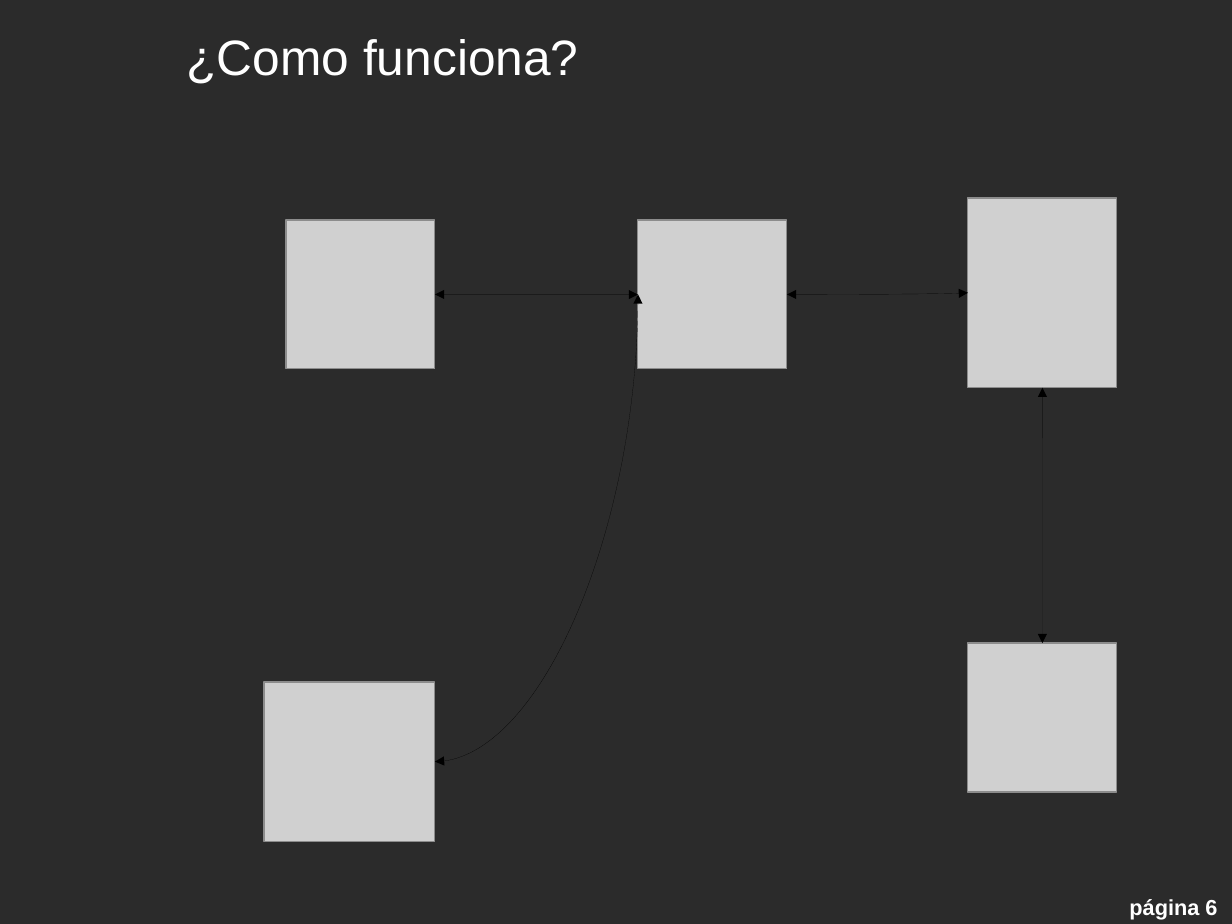
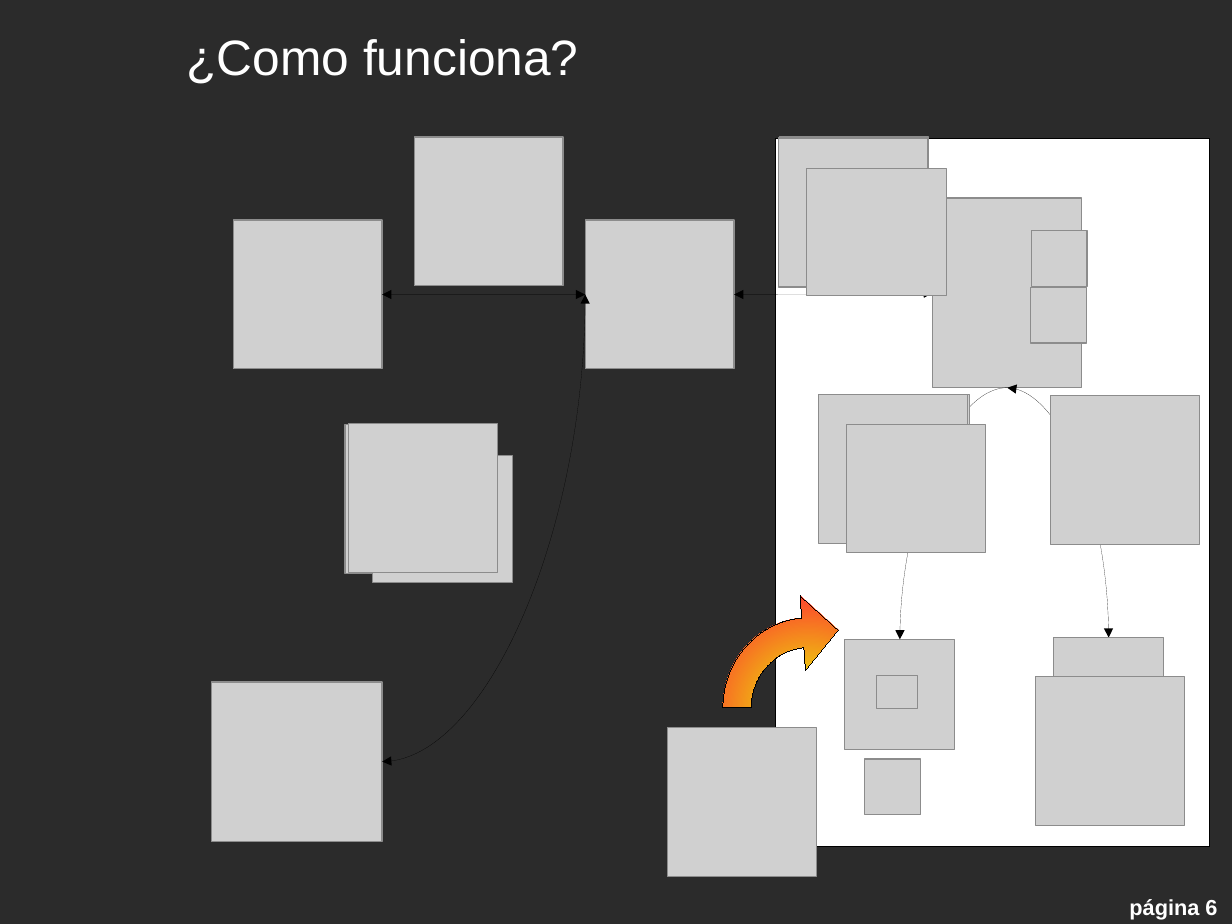
Before and after one commit to mangelp/sharpknocking, a slide deck: slide 6 of Doc/sharpknocking.odp. Drawn at 1232x924 pixels with LibreOffice and Linux fonts; fonts in the diff are those of the drawing; grey boxes stand for pictures; background and template pictures are left out; a plain dark background stands for a picture behind light text. Boxes give left, top, right and bottom in pixels: in the first picture for what was removed or moved away, otherwise in the second. Text is boxed around its words. In the diff, an @@ line names an element or a change of style, - is before the commit and + after.

```diff
--- a/Doc/sharpknocking.odp
+++ b/Doc/sharpknocking.odp
@@ picture added at <box>415,138,563,286</box> @@
@@ rectangle added at <box>776,139,1210,846</box>, fill #FFFFFF, outline #000000 0 pt @@
@@ picture added at <box>779,138,928,286</box> @@
@@ picture added at <box>779,139,928,287</box> @@
@@ picture added at <box>807,169,947,296</box> @@
@@ picture: place and size @@
-picture at <box>968,198,1117,388</box>
+picture at <box>934,198,1082,388</box>
@@ picture: place and size @@
-picture at <box>286,220,435,369</box>
+picture at <box>234,220,382,369</box>
@@ picture: place and size @@
-picture at <box>638,220,787,369</box>
+picture at <box>586,220,735,369</box>
@@ picture added at <box>1032,230,1088,286</box> @@
@@ 2 curved double arrows, 1 picture: place and size @@
-2 curved double arrows, 1 picture at <box>264,295,638,842</box>
+2 curved double arrows, 1 picture at <box>211,295,586,842</box>
@@ curved double arrow moved from (787, 295) - (968, 293) to (735, 295) - (934, 293) @@
@@ picture added at <box>1031,287,1087,343</box> @@
@@ curved arrow added from (1007, 388) to (900, 639), #000000 0 pt @@
@@ curved double arrow moved from (1043, 643) - (1043, 388) to (1007, 388) - (1109, 638) @@
@@ picture added at <box>819,395,968,543</box> @@
@@ picture added at <box>821,395,969,543</box> @@
@@ picture added at <box>1051,396,1200,544</box> @@
@@ picture added at <box>345,425,494,574</box> @@
@@ picture added at <box>349,424,497,572</box> @@
@@ picture added at <box>846,425,986,552</box> @@
@@ picture added at <box>373,455,513,582</box> @@
@@ freeform shape added at <box>723,618,894,798</box>, fill gradient #E6FF00 to #FF3333, outline #000000 0 pt @@
@@ picture added at <box>845,639,955,749</box> @@
@@ picture: place and size @@
-picture at <box>968,643,1117,792</box>
+picture at <box>1054,638,1164,748</box>
@@ picture added at <box>878,676,918,710</box> @@
@@ picture added at <box>1035,676,1184,825</box> @@
@@ picture added at <box>667,728,816,876</box> @@
@@ picture added at <box>865,759,921,815</box> @@
```
Also in this commit, not shown: 3 other slides changed, 2 other files.
